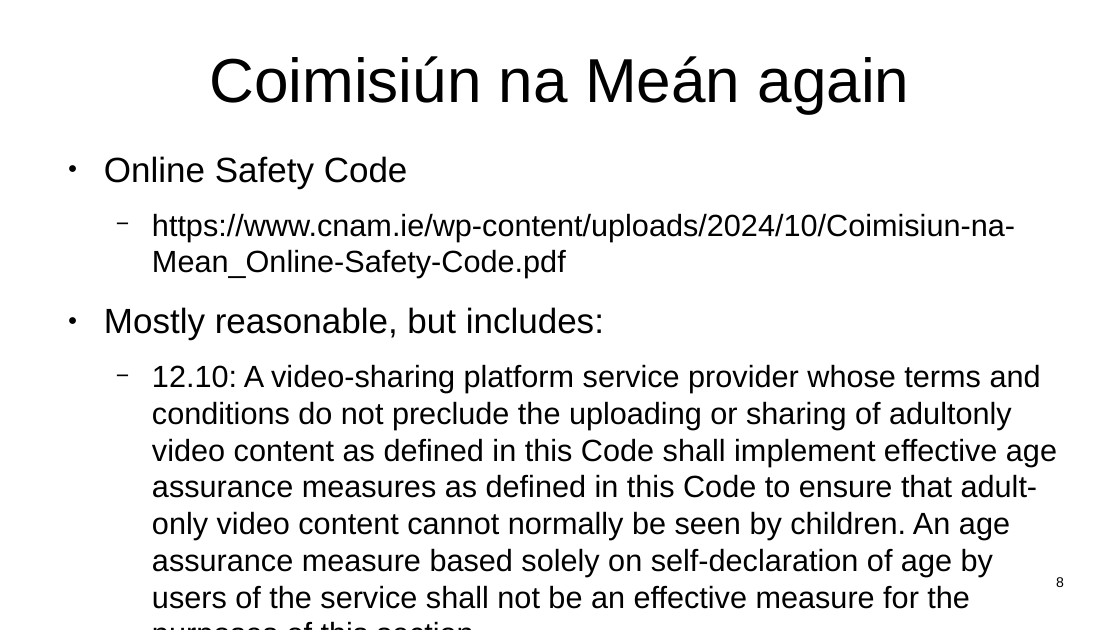
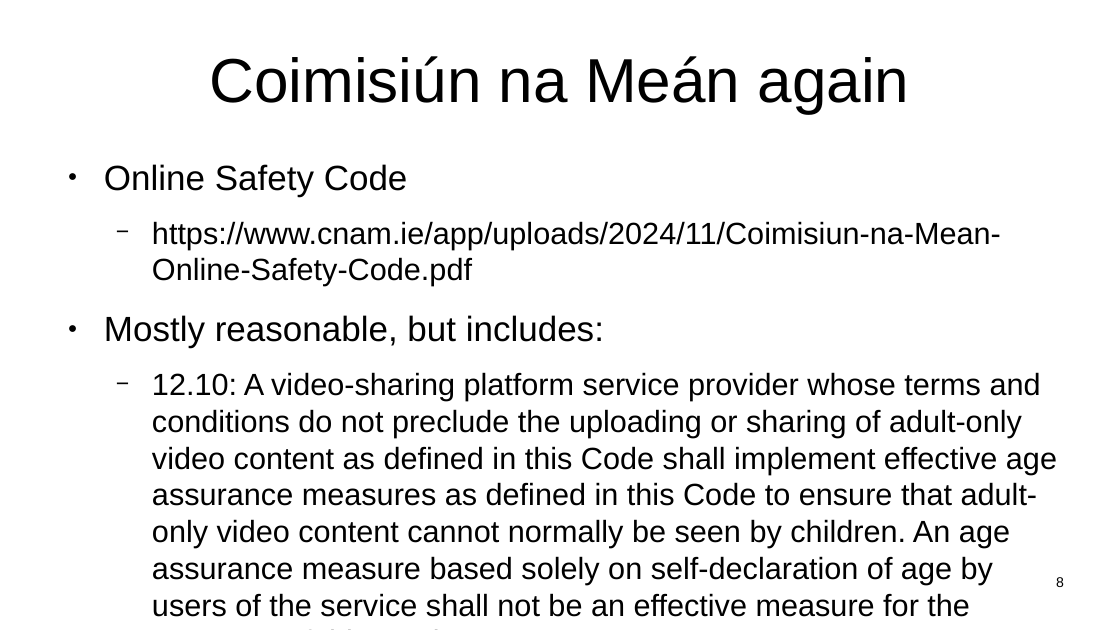
Before and after one commit to sftcd/witidtm, a slide deck: slide 8 of lectures/2025-2026/900-censorship.odp. Drawn at 1120x630 pixels with LibreOffice and Linux fonts; fonts in the diff are those of the drawing. Boxes give left, top, right and bottom in pixels: in the first picture for what was removed or moved away, otherwise in the second. Text is boxed around its words. In the diff, an @@ line names an element or a change of style, - is before the commit and + after.

```diff
--- a/lectures/2025-2026/900-censorship.odp
+++ b/lectures/2025-2026/900-censorship.odp
@@ text "Online Safety Code": place and size @@
-text "Online Safety Code" at (104,156,1057,609)
+text "Online Safety Code" at (104,164,1057,617)
@@ text at (152,221,1001,286): text changed @@
-  − https://www.cnam.ie/wp-content/uploads/2024/10/Coimisiun-na-Mean_Online-Safety-Code.pdf
+  − https://www.cnam.ie/app/uploads/2024/11/Coimisiun-na-Mean-Online-Safety-Code.pdf
@@ text at (152,372,1057,617): text changed @@
-  − 12.10: A video-sharing platform service provider whose terms and conditions do not preclude the uploading or sharing of adultonly video content as defined in this Code shall implement effective age assurance measures as defined in this Code to ensure that adult-only video content cannot normally be seen by children. An age assurance measure based solely on self-declaration of age by users of the service shall not be an effective measure for the purposes of this section.
+  − 12.10: A video-sharing platform service provider whose terms and conditions do not preclude the uploading or sharing of adult-only video content as defined in this Code shall implement effective age assurance measures as defined in this Code to ensure that adult-only video content cannot normally be seen by children. An age assurance measure based solely on self-declaration of age by users of the service shall not be an effective measure for the purposes of this section.
```
Also in this commit, not shown: 1 other file.
